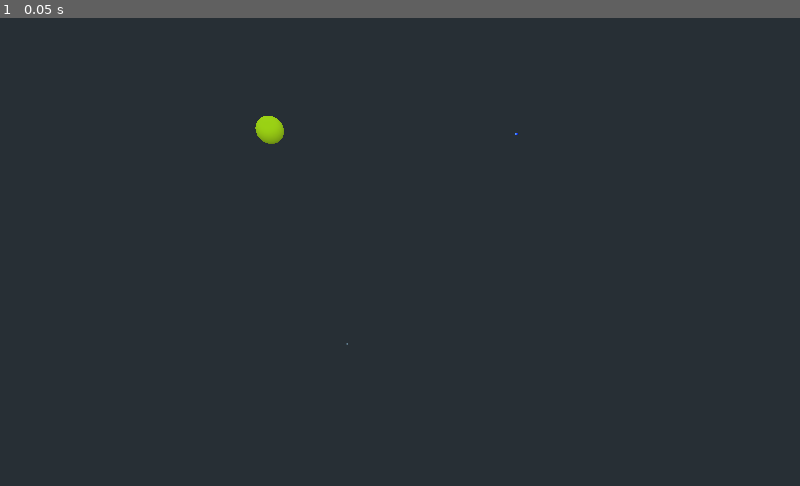
Above: before the commit, frame 1.
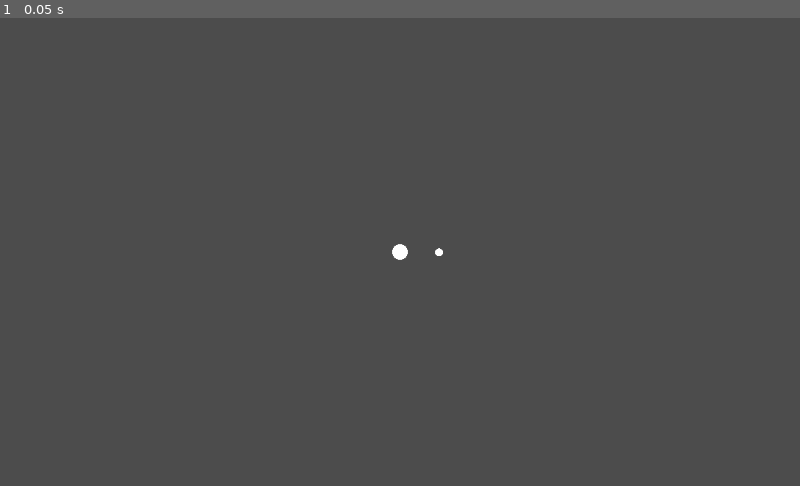
Above: after the commit, the same moment.

Repository: harvzor/godot-gravity-bodies
Game: Godot game, scene res://Space.tscn
Two runs of this game, one before a commit and one after it. Both use one fixed random seed, a clock stepped at 60 frames per second and the inputs below.
Inputs:
- Up to frame 1 (0.05 s): no input

The runs differ from the first frame. In frame 1, 100% of the frame differs, in the area x 0-100%, y 0-100%.

Commit message:
Basic 2D.

Diff:
--- a/Body.gd
+++ b/Body.gd
@@ -1,30 +1,30 @@
-extends MeshInstance
+extends MeshInstance2D
 
 var gravity = 6.6743 * pow(10,-11)
 export var mass = 0.0
-var velocity = Vector3.ZERO
+var velocity = Vector2.ZERO
 export var sun = false
 
 func _ready():
 	if sun:
-		$OmniLight.light_energy = 10
+		$OmniLight.energy = 10
 
 func _process(delta):
 	velocity += acceleration()
-	translation += velocity
+	position += velocity
 
 func acceleration():
-	var acceleration = Vector3.ZERO
+	var acceleration = Vector2.ZERO
 	for body in get_parent().get_children():
 		if body.is_in_group("physics"):
 			if body != self:
-				var acc = gravity(body.mass, body.translation)/mass
+				var acc = gravity(body.mass, body.position)/mass
 				acceleration += acc
 	return acceleration
 
-func gravity(m, position):
-	var distance = translation.distance_squared_to(position)
+func gravity(m, position2):
+	var distance = position.distance_squared_to(position2)
 	var force = gravity * (mass * m / distance)
-	var vector = (position - translation).normalized()
+	var vector = (position2 - position).normalized()
 	force *= vector
 	return force
--- a/Body.tscn
+++ b/Body.tscn
@@ -1,14 +1,16 @@
-[gd_scene load_steps=3 format=2]
+[gd_scene load_steps=4 format=2]
 
 [ext_resource path="res://Body.gd" type="Script" id=1]
 
 [sub_resource type="SphereMesh" id=1]
+radius = 10.0
+height = 20.0
 
-[node name="Body" type="MeshInstance" groups=["physics"]]
+[sub_resource type="ImageTexture" id=2]
+
+[node name="Body" type="MeshInstance2D" groups=["physics"]]
 mesh = SubResource( 1 )
-material/0 = null
 script = ExtResource( 1 )
 
-[node name="OmniLight" type="OmniLight" parent="."]
-light_energy = 0.0
-omni_range = 200000.0
+[node name="OmniLight" type="Light2D" parent="."]
+texture = SubResource( 2 )
--- a/Space.gd
+++ b/Space.gd
@@ -9,8 +9,7 @@
 
 # Called when the node enters the scene tree for the first time.
 func _ready():
-	$Body2.velocity = Vector3(0, 0, 0.002583)
-	print(sqrt(gravity * get_node("Body").mass / 20))
+	$Planet.velocity = Vector2(0, 0.125)
 
 # Called every frame. 'delta' is the elapsed time since the previous frame.
 #func _process(delta):
--- a/Space.tscn
+++ b/Space.tscn
@@ -1,32 +1,23 @@
-[gd_scene load_steps=6 format=2]
+[gd_scene load_steps=4 format=2]
 
 [ext_resource path="res://Body.tscn" type="PackedScene" id=1]
 [ext_resource path="res://Space.gd" type="Script" id=2]
 
-[sub_resource type="SpatialMaterial" id=1]
-albedo_color = Color( 0.945098, 1, 0, 1 )
-
 [sub_resource type="SphereMesh" id=2]
-radius = 0.1
-height = 0.2
-
-[sub_resource type="SpatialMaterial" id=3]
-albedo_color = Color( 0, 0.156863, 1, 1 )
+radius = 5.0
+height = 10.0
 
 [node name="Space" type="Spatial"]
 script = ExtResource( 2 )
 
-[node name="Body" parent="." instance=ExtResource( 1 )]
-material/0 = SubResource( 1 )
-mass = 2e+06
+[node name="Sun" parent="." instance=ExtResource( 1 )]
+mass = 2e+10
 sun = true
 
-[node name="Body2" parent="." instance=ExtResource( 1 )]
-transform = Transform( 1, 0, 0, 0, 1, 0, 0, 0, 1, 20, 0, 0 )
+[node name="Planet" parent="." instance=ExtResource( 1 )]
+position = Vector2( 50, 0 )
 mesh = SubResource( 2 )
-skeleton = NodePath("../Body")
-material/0 = SubResource( 3 )
 mass = 200.0
 
-[node name="Camera" type="Camera" parent="."]
-transform = Transform( 0.984808, 0.0449435, -0.167731, 0.150384, 0.262224, 0.953217, 0.0868241, -0.96396, 0.251482, 5, 23, 16 )
+[node name="Camera" type="Camera2D" parent="."]
+current = true
--- a/project.godot
+++ b/project.godot
@@ -21,6 +21,9 @@
 [physics]
 
 common/enable_pause_aware_picking=true
+2d/default_gravity_vector=Vector2( 0, 0 )
+2d/default_linear_damp=0.0
+2d/default_angular_damp=0.0
 
 [rendering]
 
